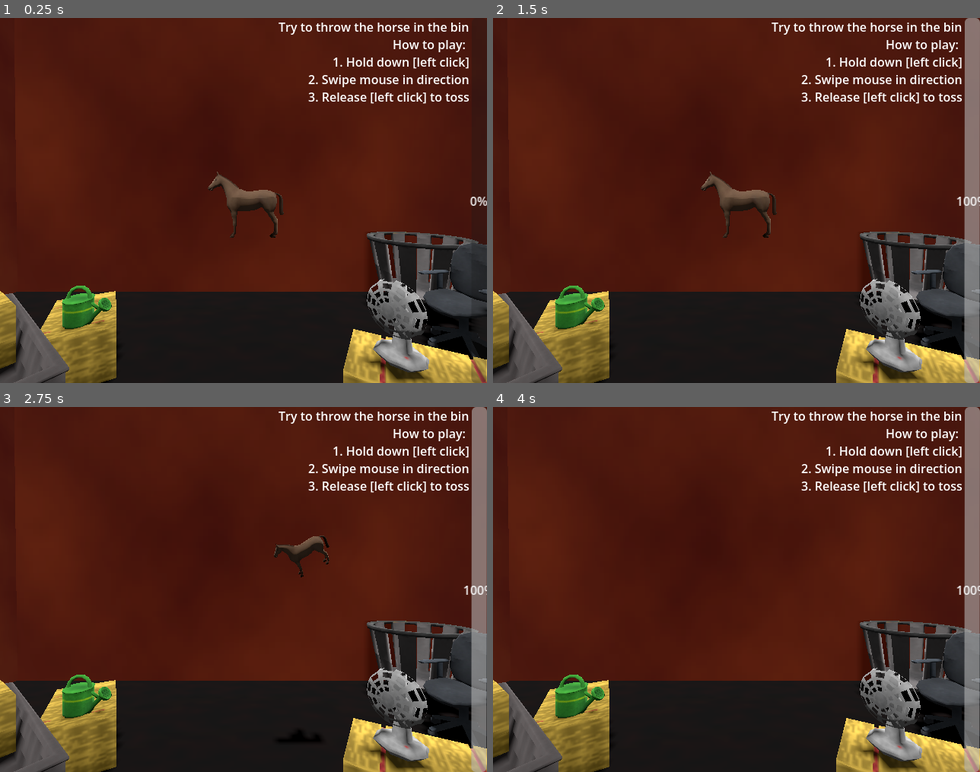
Above: before the commit, frames 1-4 (two rows, left to right).
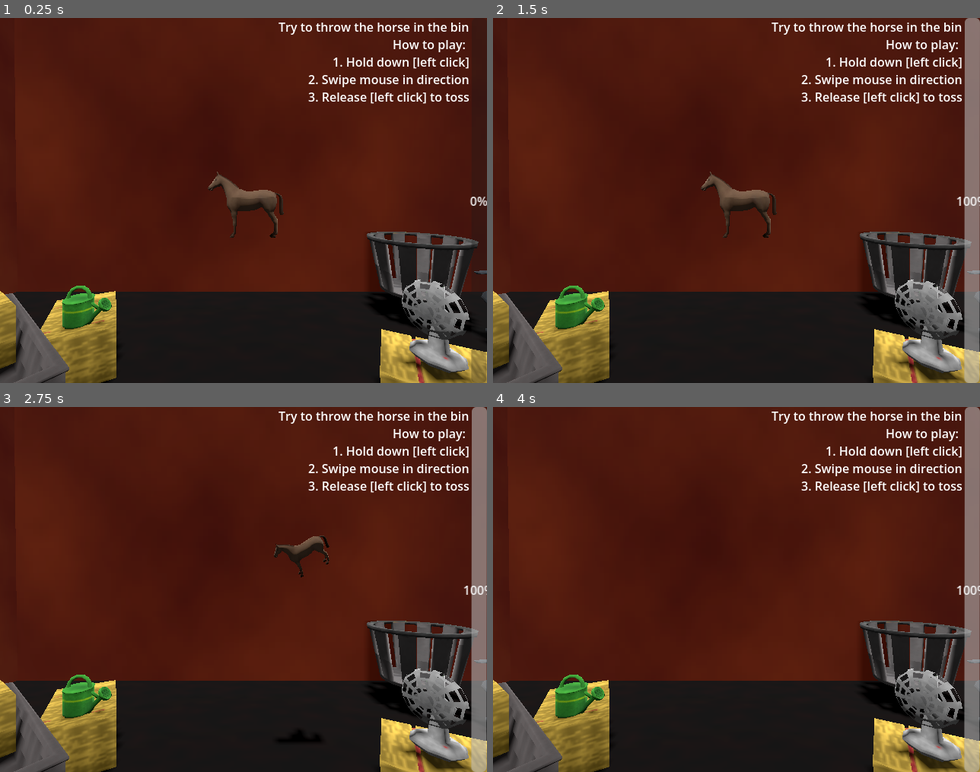
Above: after the commit, the same moments.

Repository: lukewhitingdev/gamejam-Bradys-Day-Out
Game: Godot game, scene res://Maps/PaperToss.tscn
The game is run twice, just before and just after one commit, with the same random seed, the same clock (stepped at 60 frames per second) and the same inputs. This scene is started directly instead of the project's main scene.
Inputs (mouse positions are in pixels of both pictures, inside the frame that each line leads up to):
- Up to frame 1 (0.25 s): no input
- Up to frame 2 (1.5 s): tap Enter at 0.5 s; move the mouse to (843, 182) at 0.52 s; press the mouse at (843, 182) at 0.53 s; hold D (move_right) 0.53-1.28 s; tap Space (start_game) at 1.25 s; move the mouse to (639, 218) at 1.27 s; release the mouse at (639, 218) at 1.28 s; hold A (move_left) from 1.28 s (still down); right-click (639, 218) at 1.35 s
- Up to frame 3 (2.75 s): tap Space (start_game) at 2 s; move the mouse to (292, 509) at 2.02 s; release A (move_left) at 2.03 s; hold D (move_right) from 2.03 s (still down); hold Space (start_game) from 2.03 s (still down)
- Up to frame 4 (4 s): move the mouse to (712, 662) at 2.77 s; release Space (start_game) at 2.78 s; click (712, 662) at 2.85 s; tap Space (start_game) at 3.5 s; move the mouse to (882, 644) at 3.52 s; release D (move_right) at 3.53 s; hold A (move_left) from 3.53 s (still down); hold Right mouse button (Right_Click) from 3.53 s (still down)

The runs differ from the first frame. In frame 1, 6.4% of the frame differs, in the area x 70-100%, y 61-100%; in frame 2, 6.0%; in frame 3, 6.0%; in frame 4, 6.0%.

Commit message:
Prop move

Diff:
--- a/app/chopchop/Maps/PaperToss.tscn
+++ b/app/chopchop/Maps/PaperToss.tscn
@@ -167,7 +167,7 @@
 transform = Transform3D(0.34108397, 0, -0.23989734, 0, 0.41699997, 0, 0.23989734, 0, 0.34108397, -5.261566, -2.9614487, 5.707426)
 
 [node name="hay4" parent="." unique_id=1538372992 instance=ExtResource("6_m5tmt")]
-transform = Transform3D(0.49375066, -0.01850161, -0.29798815, 0.015659733, 0.5767032, -0.009859222, 0.298151, 0.00034937786, 0.4939988, 3.7276425, -4.925168, 5.139223)
+transform = Transform3D(0.49375066, -0.01850161, -0.29798815, 0.015659733, 0.5767032, -0.009859222, 0.298151, 0.00034937786, 0.4939988, 4.483186, -4.9376965, 5.1285195)
 
 [node name="trough" parent="." unique_id=405788310 instance=ExtResource("7_ckyqm")]
 transform = Transform3D(-0.42125297, 0, 0.33303893, 0, 0.537, 0, -0.33303893, 0, -0.42125297, -4.659055, -4.000147, 6.022343)
@@ -176,10 +176,10 @@
 transform = Transform3D(0.255, 0, 0, 0, 0.255, 0, 0, 0, 0.255, -4.554907, -3.5185437, 3.3368835)
 
 [node name="chair" parent="." unique_id=33455100 instance=ExtResource("9_7dw8v")]
-transform = Transform3D(0.120420024, 0, -0.59289455, 0, 0.60499996, 0, 0.59289455, 0, 0.120420024, 7.181242, -4.90339, 2.2701817)
+transform = Transform3D(0.120420024, 0, -0.59289455, 0, 0.60499996, 0, 0.59289455, 0, 0.120420024, 9.2001, -4.90339, 2.2701817)
 
 [node name="fan" parent="." unique_id=378747184 instance=ExtResource("10_fjkhj")]
-transform = Transform3D(0.23170899, 0, -0.40891436, 0, 0.47, 0, 0.40891436, 0, 0.23170899, 3.1666946, -3.190765, 5.188623)
+transform = Transform3D(0.23170899, 0, -0.40891436, 0, 0.47, 0, 0.40891436, 0, 0.23170899, 3.9222379, -3.2032933, 5.1779194)
 
 [node name="AudioStreamPlayer" type="AudioStreamPlayer" parent="." unique_id=274866870]
 stream = ExtResource("11_1pxqc")
